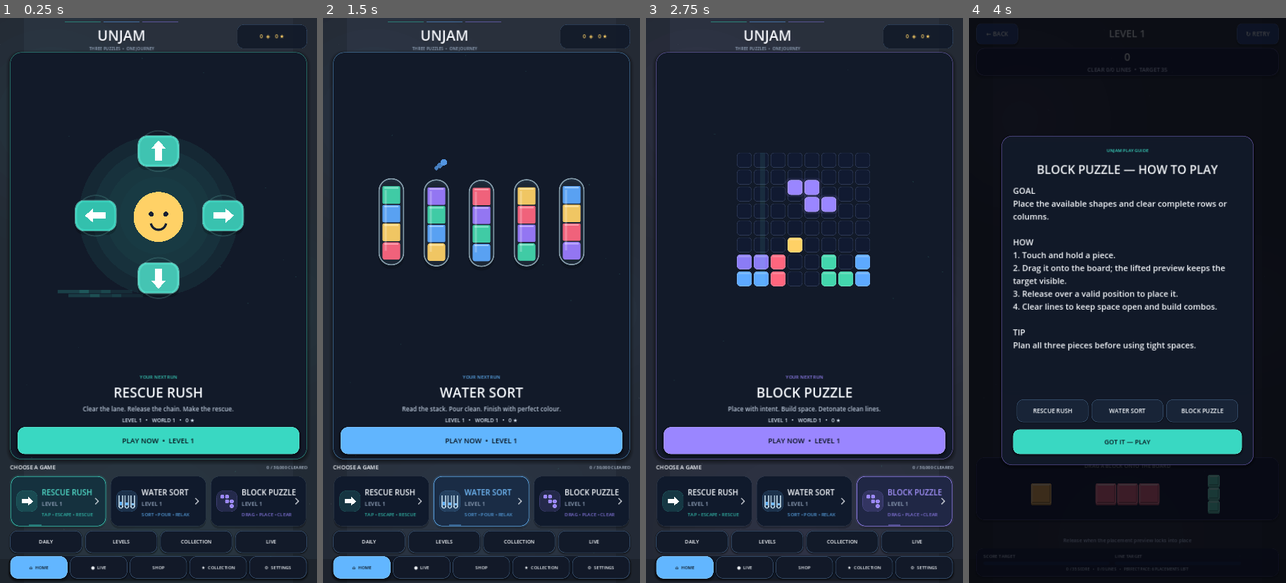
Above: before the commit, frames 1-4 (left to right).
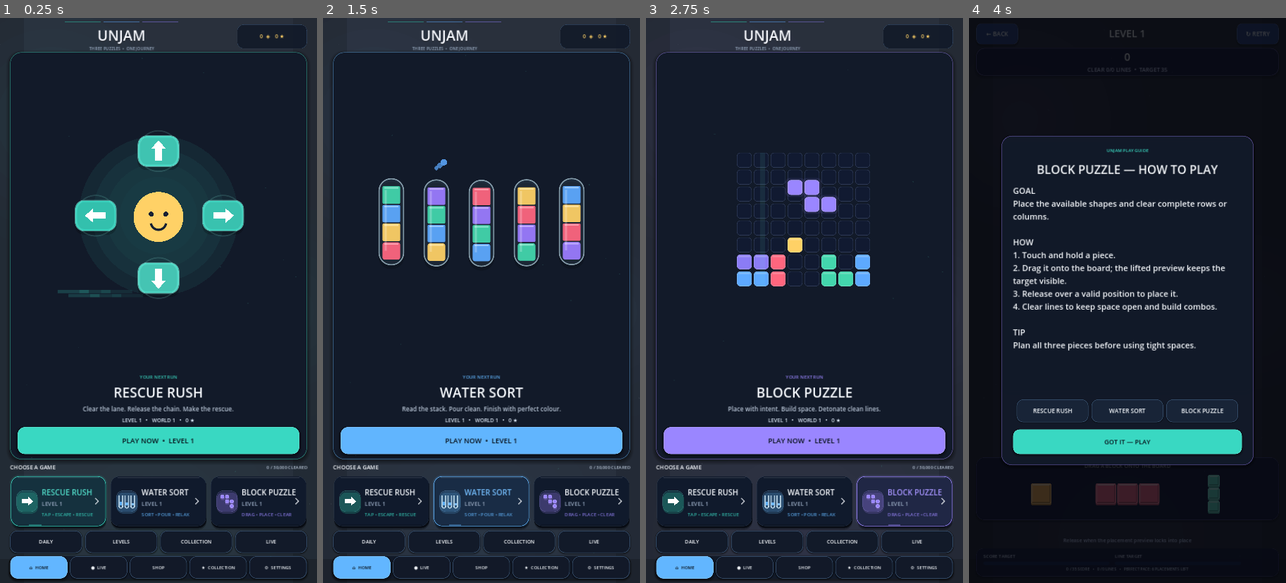
Above: after the commit, the same moments.

Repository: eghosa001/unjam
Game: Godot game, scene res://scenes/Main.tscn
Same seed, same stepped clock (60 frames per second), same inputs: the game is played once before the commit and once after it.
Inputs (mouse positions are in pixels of both pictures, inside the frame that each line leads up to):
- Up to frame 1 (0.25 s): no input
- Up to frame 2 (1.5 s): click (380, 503) at 0.52 s; click (481, 503) at 1.27 s
- Up to frame 3 (2.75 s): click (905, 503) at 2.02 s
- Up to frame 4 (4 s): click "PLAY NOW • LEVEL 1" at 2.75 s; click "1 EASY" at 3.5 s

The runs differ from the first frame. In frame 1, 0.8% of the frame differs, in the area x 5-97%, y 81-91%; in frame 2, 0.8%; in frame 3, 0.9%; in frame 4, nothing differs.

Commit message:
feat: give game selector cards shared premium depth

Diff:
--- a/scripts/ui/game_select_tile.gd
+++ b/scripts/ui/game_select_tile.gd
@@ -2,6 +2,8 @@
 extends Button
 
 signal chosen(game_id: String)
+
+const MATERIALS_SCRIPT = preload("res://scripts/ui/procedural_materials.gd")
 
 var game_id := "rescue_rush"
 var title := "RESCUE RUSH"
@@ -12,6 +14,7 @@
 var phase := 0.0
 var hover_amount := 0.0
 var press_amount := 0.0
+var _materials = MATERIALS_SCRIPT.new()
 
 func configure(id: String, display_title: String, current_level: int, color: Color, is_selected: bool, dark: bool) -> void:
 	game_id = id
@@ -27,7 +30,7 @@
 	queue_redraw()
 
 func _ready() -> void:
-	set_process(true)
+	set_process(not MotionSystem.reduced())
 	pressed.connect(func(): chosen.emit(game_id))
 	mouse_entered.connect(_set_hover.bind(true))
 	mouse_exited.connect(_set_hover.bind(false))
@@ -40,23 +43,29 @@
 	pivot_offset = size * 0.5
 
 func _set_hover(value: bool) -> void:
-	var tween: Tween = create_tween().set_trans(Tween.TRANS_QUAD).set_ease(Tween.EASE_OUT)
-	tween.tween_property(self, "hover_amount", 1.0 if value else 0.0, 0.14)
+	var tween: Tween = create_tween().set_trans(Tween.TRANS_CUBIC).set_ease(Tween.EASE_OUT)
+	tween.tween_property(self, "hover_amount", 1.0 if value else 0.0, MotionSystem.duration(&"settle"))
 
 func _press() -> void:
 	press_amount = 1.0
-	var tween: Tween = create_tween().set_trans(Tween.TRANS_QUAD).set_ease(Tween.EASE_OUT)
-	tween.tween_property(self, "scale", Vector2(0.975, 0.975), 0.055)
+	if MotionSystem.reduced():
+		return
+	var tween: Tween = create_tween().set_trans(Tween.TRANS_CUBIC).set_ease(Tween.EASE_OUT)
+	tween.tween_property(self, "scale", Vector2(0.975, 0.975), MotionSystem.duration(&"micro"))
 
 func _release() -> void:
+	if MotionSystem.reduced():
+		scale = Vector2.ONE
+		return
 	var tween: Tween = create_tween().set_trans(Tween.TRANS_BACK).set_ease(Tween.EASE_OUT)
-	tween.tween_property(self, "scale", Vector2(1.025, 1.025), 0.08)
-	tween.tween_property(self, "scale", Vector2.ONE, 0.14)
+	tween.tween_property(self, "scale", Vector2(1.025, 1.025), MotionSystem.duration(&"micro"))
+	tween.tween_property(self, "scale", Vector2.ONE, MotionSystem.duration(&"settle"))
 
 func _process(delta: float) -> void:
 	phase += delta
 	press_amount = maxf(0.0, press_amount - delta * 5.0)
-	queue_redraw()
+	if selected or hover_amount > 0.001 or press_amount > 0.001:
+		queue_redraw()
 
 func _draw() -> void:
 	var rect := Rect2(Vector2(3, 3), size - Vector2(6, 6))
@@ -66,9 +75,21 @@
 	var border := accent if selected else Color("34455d") if dark_mode else Color("c7d1df")
 	var lift := hover_amount * 3.0
 	var card_rect := Rect2(rect.position - Vector2(0, lift), rect.size)
-	var shadow_rect := Rect2(card_rect.position + Vector2(0, 8), card_rect.size)
-	_draw_box(shadow_rect, Color(0, 0, 0, 0.22 if dark_mode else 0.10), 28, Color.TRANSPARENT, 0)
-	_draw_box(card_rect, surface, 28, Color(border, 0.82 if selected else 0.55), 2 if selected else 1)
+	var reduced := MotionSystem.reduced()
+	var depth_offset := _materials.extrusion_offset(1.0, reduced)
+	var layers := _materials.depth_layers_for(1.0, reduced)
+	var depth_color: Color = _materials.depth_tone(surface)
+	for layer in range(layers, 0, -1):
+		var factor := float(layer) / float(layers)
+		var layer_offset := depth_offset * factor
+		_draw_box(Rect2(card_rect.position + layer_offset, card_rect.size), Color(depth_color, 0.82 - factor * 0.12), 28, Color.TRANSPARENT, 0)
+	var shadow_rect := Rect2(card_rect.position + depth_offset + Vector2(0, 5), card_rect.size)
+	_draw_box(shadow_rect, Color(0, 0, 0, 0.25 if dark_mode else 0.13), 28, Color.TRANSPARENT, 0)
+	_draw_box(card_rect, surface, 28, Color(border, 0.90 if selected else 0.58), 2 if selected else 1)
+	var bevel: Color = _materials.bevel_light(surface, 0.82)
+	draw_line(card_rect.position + Vector2(24, 5), Vector2(card_rect.end.x - 24, card_rect.position.y + 5), Color(bevel, 0.45 if dark_mode else 0.68), 2.0, true)
+	var lower_bevel: Color = _materials.bevel_dark(surface, 0.85)
+	draw_line(Vector2(card_rect.position.x + 24, card_rect.end.y - 4), card_rect.end - Vector2(24, 4), Color(lower_bevel, 0.72), 2.0, true)
 
 	var glow_alpha := 0.12 if selected else hover_amount * 0.07
 	if glow_alpha > 0.001:
@@ -89,7 +110,7 @@
 	draw_line(Vector2(chevron_x - 8, chevron_y - 10), Vector2(chevron_x + 2, chevron_y), Color(ink, 0.62), 3.0, true)
 	draw_line(Vector2(chevron_x + 2, chevron_y), Vector2(chevron_x - 8, chevron_y + 10), Color(ink, 0.62), 3.0, true)
 
-	if selected:
+	if selected and not reduced:
 		var sweep := fposmod(phase * 110.0, maxf(1.0, size.x - 80.0))
 		draw_rect(Rect2(Vector2(38 + sweep, size.y - 8 - lift), Vector2(42, 3)), Color(accent, 0.40), true)
 
@@ -100,8 +121,11 @@
 		_: return "TAP • ESCAPE • RESCUE"
 
 func _draw_game_icon(center: Vector2) -> void:
-	var pulse := 0.5 + 0.5 * sin(phase * 3.0)
-	_draw_box(Rect2(center - Vector2(36, 36), Vector2(72, 72)), Color(accent, 0.12 + pulse * 0.035), 22, Color(accent, 0.28), 1)
+	var pulse := 0.5 if MotionSystem.reduced() else 0.5 + 0.5 * sin(phase * 3.0)
+	var icon_rect := Rect2(center - Vector2(36, 36), Vector2(72, 72))
+	var icon_depth := _materials.extrusion_offset(0.78, MotionSystem.reduced())
+	_draw_box(Rect2(icon_rect.position + icon_depth, icon_rect.size), _materials.depth_tone(Color(accent, 0.42)), 22, Color.TRANSPARENT, 0)
+	_draw_box(icon_rect, Color(accent, 0.12 + pulse * 0.035), 22, Color(_materials.bevel_light(accent), 0.36), 1)
 	match game_id:
 		"water_sort":
 			for i in range(3):
@@ -114,7 +138,9 @@
 			var cells := [Vector2i(0,0), Vector2i(1,0), Vector2i(1,1), Vector2i(2,1), Vector2i(2,2)]
 			for p in cells:
 				var r := Rect2(center + Vector2(float(p.x - 1) * 16 - 6, float(p.y - 1) * 16 - 6), Vector2(13, 13))
-				_draw_box(r, accent, 4, accent.lightened(0.25), 1)
+				var d := _materials.extrusion_offset(0.55, MotionSystem.reduced())
+				_draw_box(Rect2(r.position + d, r.size), _materials.depth_tone(accent), 4, Color.TRANSPARENT, 0)
+				_draw_box(r, accent, 4, _materials.bevel_light(accent), 1)
 		_:
 			var dir := Vector2.RIGHT
 			var tip := center + dir * 21
